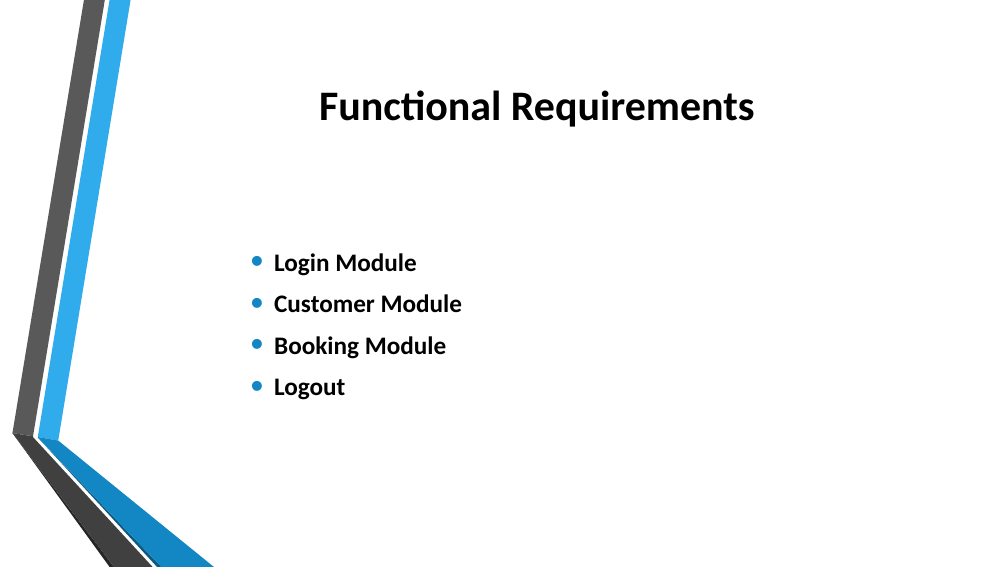
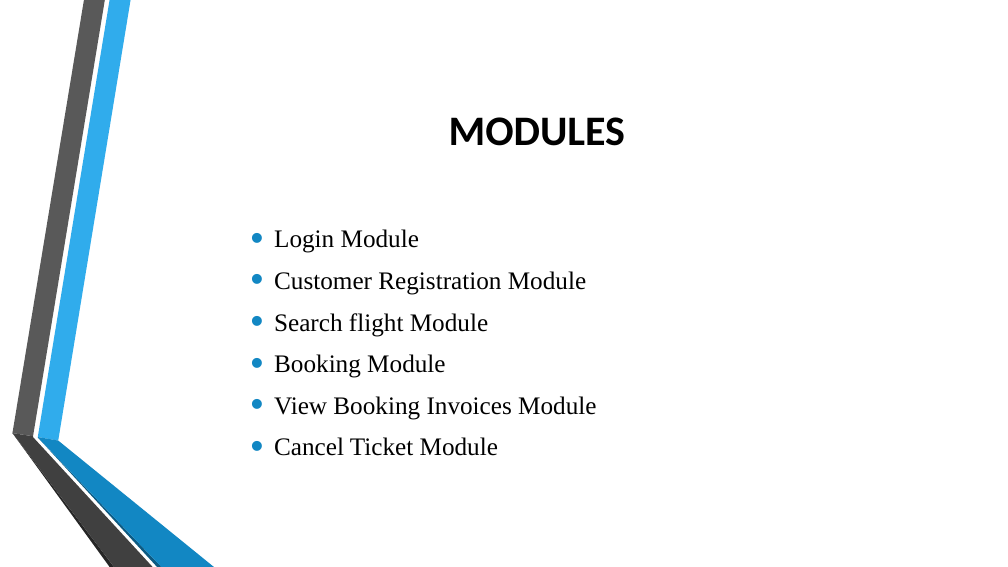
Before and after one commit to keerthanaselvi1998/EAIRTECKET_PPT, a slide deck: slide 6 of AIR TICKET RESERVATION SYSTEM.pptx (slide 4 before the commit). Drawn at 1008x567 pixels with LibreOffice and Linux fonts; fonts in the diff are those of the drawing; background and template pictures are left out. Boxes give left, top, right and bottom in pixels: in the first picture for what was removed or moved away, otherwise in the second. Text is boxed around its words. In the diff, an @@ line names an element or a change of style, - is before the commit and + after.

```diff
--- a/AIR TICKET RESERVATION SYSTEM.pptx
+++ b/AIR TICKET RESERVATION SYSTEM.pptx
@@ title at <box>449,117,625,146</box>: text changed @@
-Functional Requirements
+MODULES
@@ text at <box>274,229,445,378</box>: font Calibri to Times New Roman, bold off in "Login Module", "Booking Module" @@
@@ text at <box>274,271,586,337</box>: text changed; font Calibri to Times New Roman; bold off @@
-• Customer Module
+• Customer Registration Module
+• Search flight Module
@@ text at <box>274,396,596,456</box>: text changed; font Calibri to Times New Roman; bold off @@
-• Logout
+• View Booking Invoices Module
+• Cancel Ticket Module
```
Also in this commit, not shown: 3 other slides changed, 4 slides added.
